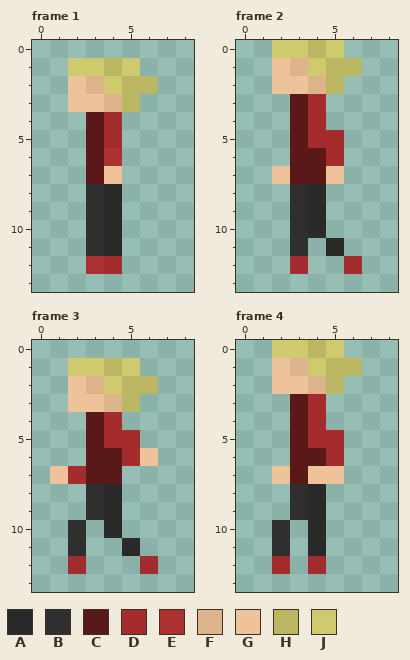
Pixel-art file: Assets/PersonalAssets/NPC/Day3/Man2DayThreeCorrectLeftWalk.aseprite. Above, as it was before the edit.
9x14 pixels, 10 frames. Colours within 5 levels of each other are drawn and written as one. Shown: frame 1, frame 2, frame 3, frame 4. The commit also changed other frames, which this record leaves out.
Palette (. is transparent): A #292929  B #302f2f  C #5a1919  D #a52c2c  E #ac3232  F #ddb38b  G #eec39a  H #bab662  J #cfca6d
The result:
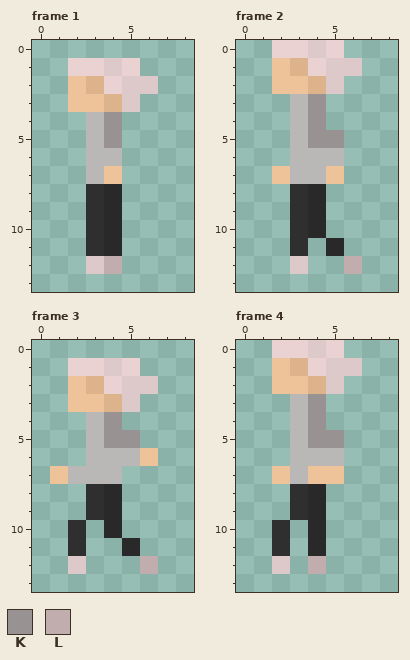
Colours new in this view: K #989292  L #c1adad
Commit message: Asset update Added new skins for NPCs on day 3
The edit:
@@ palette @@
-C #5a1919
+C #bab7b7
-H #bab662
+H #ddc9c9
-J #cfca6d
+J #ead2d2
--- frame 1
@@ x 2..6 @@
  3 GGFH.
- 4 .CD..
- 5 .CD..
- 6 .CE..
+ 4 .CK..
+ 5 .CK..
+ 6 .CC..
  7 .CG..
@@ x 1..6 @@
 11 ..BA..
-12 ..ED..
+12 ..HL..
 13 ......
--- frame 2
@@ x 2..7 @@
  2 GGFH..
- 3 .CD...
- 4 .CD...
- 5 .CDD..
- 6 .CCD..
+ 3 .CK...
+ 4 .CK...
+ 5 .CKK..
+ 6 .CCC..
  7 GCCG..
@@ x 0..8 @@
 11 ...B.A...
-12 ...D..D..
+12 ...H..L..
 13 .........
--- frame 3
@@ x 0..8 @@
  3 ..GGFH...
- 4 ...CD....
- 5 ...CDD...
- 6 ...CCDG..
- 7 .GDCC....
+ 4 ...CK....
+ 5 ...CKK...
+ 6 ...CCCG..
+ 7 .GCCC....
  8 ...BA....
@@ x 0..8 @@
 11 ..B..A...
-12 ..D...D..
+12 ..H...L..
 13 .........
--- frame 4
@@ x 2..7 @@
  2 GGFH..
- 3 .CD...
- 4 .CD...
- 5 .CDD..
- 6 .CCD..
+ 3 .CK...
+ 4 .CK...
+ 5 .CKK..
+ 6 .CCC..
  7 GCGG..
@@ x 0..8 @@
 11 ..B.A....
-12 ..D.D....
+12 ..H.L....
 13 .........
